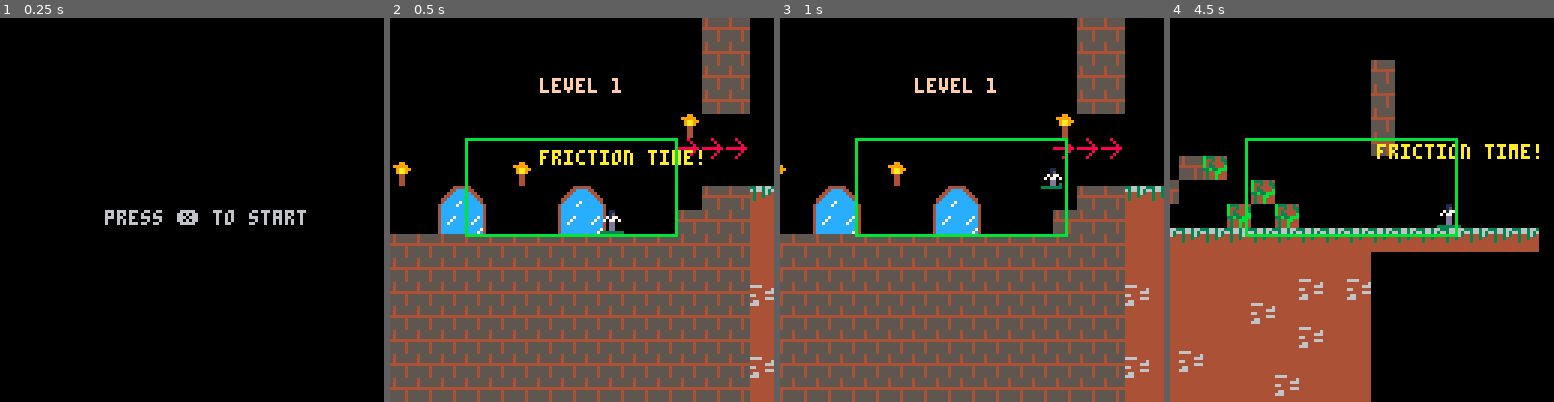
Above: before the commit, frames 1-4 (left to right).
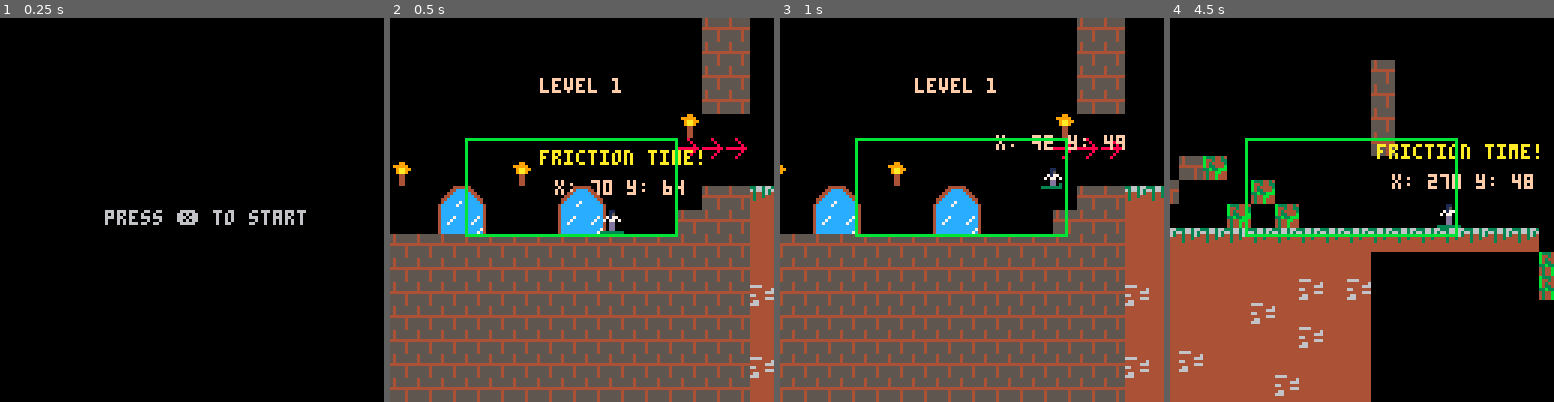
Above: after the commit, the same moments.

Repository: FrederikHR/GDB
Game: PICO-8 cartridge lift.p8
The game is run twice, just before and just after one commit, with the same random seed, the same clock (stepped at 60 frames per second) and the same inputs.
Inputs:
- Up to frame 1 (0.25 s): no input
- Up to frame 2 (0.5 s): tap X (X key) at 0.33 s
- Up to frame 3 (1 s): tap O (Z key) at 0.7 s
- Up to frame 4 (4.5 s): tap X (X key) at 1.07, 1.85, 2.97, 4.08 s; hold Right 1.6-2.1 s; tap O (Z key) every 0.4 s from 1.7 to 4.1 s; hold Up 2.15-2.42 s; hold Right 2.47-3.03 s; hold Left 3.08-3.58 s; hold Down 3.63-3.97 s; hold Right from 4.02 s (still down)

Frame 1 is identical in both runs. In frame 2, 0.4% of the frame differs, in the area x 42-77%, y 42-47%; in frame 3, 0.4%; in frame 4, 0.9%, in the area x 57-100%, y 40-74%.

Commit message:
vine mechanics tab

Diff:
--- a/lift.p8
+++ b/lift.p8
@@ -122,6 +122,9 @@
 end
 
 function draw_player()
+	print("x: " .. flr(p.x) .. " y: " ..
+	flr(p.y), p.x-15, p.y -10)
+
 	spr(abs(p.spr),p.x,p.y,p.sw,p.sh,p.flp!=(p.spr<0))
 	if p.friction_time then
 		print("friction time!", p.x-20, p.y-20, 10)
@@ -470,6 +473,8 @@
 		box.y += diffy
 	end
 end
+-->8
+-- vine mechanics
 __gfx__
 00000000000110000001100000011000000110000001100000011000000000000000000000000000000000000000000000000000000000000000000000000000
 00000000000150000001500000015000000150000001500000015000000000000000000000000000000000000000000000000000000000000000000000000000
@@ -503,14 +508,14 @@
 00003000000000000000000000000000000000000000000000000000000000000000000000000000000000000000000000000000000000000000000000000000
 00003330000000000000000000000000000000000000000000000000000000000000000000000000000000000000000000000000000000000000000000000000
 00333330000000000000000000000000000000000000000000000000000000000000000000000000000000000000000000000000000000000000000000000000
-545555550009900000080000000440000000044444400000b3334434336636634444444444444444000000000000000000000000000000000000000000000000
-54555555099999000000800000444400000044cccc440000b4434433636636366666444444444444000000000000000000000000000000000000000000000000
-54555555009aa99000000800044cc44000044cccccc44000b4344443434436344444444644444444000000000000000000000000000000000000000000000000
-44444444009aa9008888888044ccc7440044cccccccc4400b433444b434434444444466644444444000000000000000000000000000000000000000000000000
-55555455000440000000080044cc7c44044cccccccccc44033b33bbb434444446644444444444444000000000000000000000000000000000000000000000000
-55555455000440000000800044cccc4404ccccc7cccccc404344bb44444444444444466644444444000000000000000000000000000000000000000000000000
-55555455000440000008000044c7cc444ccccc7cccccccc44344b444444444444664444444444444000000000000000000000000000000000000000000000000
-555554550004400000000000447ccc444cccccccccccccc44344b444444444446664444444444444000000000000000000000000000000000000000000000000
+545555550009900000080000000440000000044444400000b3334434336636634444444444444444444444440000000000000000000000000000000000000000
+54555555099999000000800000444400000044cccc440000b4434433636636366666444444444444444444440000000000000000000000000000000000000000
+54555555009aa99000000800044cc44000044cccccc44000b4344443434436344444444644444444444444440000000000000000000000000000000000000000
+44444444009aa9008888888044ccc7440044cccccccc4400b433444b434434444444466644444444333433333330033300000000000000000000000000000000
+55555455000440000000080044cc7c44044cccccccccc44033b33bbb434444446644444444444444443334440033330000000000000000000000000000000000
+55555455000440000000800044cccc4404ccccc7cccccc404344bb44444444444444466644444444444444440000000000000000000000000000000000000000
+55555455000440000008000044c7cc444ccccc7cccccccc44344b444444444444664444444444444444444440000000000000000000000000000000000000000
+555554550004400000000000447ccc444cccccccccccccc44344b444444444446664444444444444444444440000000000000000000000000000000000000000
 000000000000000000000000000000004cccccccccccccc400000000000000000000000000000000000000000000000000000000000000000000000000000000
 000000000000000000000000000000004cccccccccccccc400000000000000000000000000000000000000000000000000000000000000000000000000000000
 000000000000000000000000000000004cccc7ccccccc7c400000000000000000000000000000000000000000000000000000000000000000000000000000000
@@ -531,18 +536,18 @@
 5052505050505050505050504242425000000000004040400000004600000000000000000000000000000000000000000000000000000000000000000000000000000000000000000000000000000000000000000000000000000000000000000000000000000000000000000000000000000000000000000000000000000000
 4152505050415050505050500000005000000000400000000000460046000000000000000000000000000000000000000000000000000000000000000000000000000000000000000000000000000000000000000000000000000000000000000000000000000000000000000000000000000000000000000000000000000000
 5050444550505044455050500040404747474747474747474747474747474747474747474747470000000000000000000000000000000000000000000000000000000000000000000000000000000000000000000000000000000000000000000000000000000000000000000000000000000000000000000000000000000000
-5050545550505054555050504040404949494949494948494949494949494949000000000000000000000000000000000000000000000000000000000000000000000000000000000000000000000000000000000000000000000000000000000000000000000000000000000000000000000000000000000000000000000000
-4040404040404040404040404040404949494949494949494949494949484948000000000000000000000000000000000000000000000000000000000000000000000000000000000000000000000000000000000000000000000000000000000000000000000000000000000000000000000000000000000000000000000000
-4040404040404040404040404040404949494849494849494949494849494949000000000000000000000000000000000000000000000000000000000000000000000000000000000000000000000000000000000000000000000000000000000000000000000000000000000000000000000000000000000000000000000000
-4040404040404040404040404040404849494949494949494949494949484949000000000000000000000000000000000000000000000000000000000000000000000000000000000000000000000000000000000000000000000000000000000000000000000000000000000000000000000000000000000000000000000000
-4040404040404040404040404040404949494849494949494849494949494949000000000000000000000000000000000000000000000000000000000000000000000000000000000000000000000000000000000000000000000000000000000000000000000000000000000000000000000000000000000000000000000000
-4040404040404040404040404040404949494949494949494949494948494949000000000000000000000000000000000000000000000000000000000000000000000000000000000000000000000000000000000000000000000000000000000000000000000000000000000000000000000000000000000000000000000000
-4040404040404040404040404040404849494949494949494949494949494949000000000000000000000000000000000000000000000000000000000000000000000000000000000000000000000000000000000000000000000000000000000000000000000000000000000000000000000000000000000000000000000000
-4040404040404040404040404040404949494949484949494949494949494949000000000000000000000000000000000000000000000000000000000000000000000000000000000000000000000000000000000000000000000000000000000000000000000000000000000000000000000000000000000000000000000000
-4040404040404040404040404040404949494949494949484949494949494949000000000000000000000000000000000000000000000000000000000000000000000000000000000000000000000000000000000000000000000000000000000000000000000000000000000000000000000000000000000000000000000000
-0000000000000000000000000000000000000000000000000000000000000000000000000000000000000000000000000000000000000000000000000000000000000000000000000000000000000000000000000000000000000000000000000000000000000000000000000000000000000000000000000000000000000000
-0000000000000000000000000000000000000000000000000000000000000000000000000000000000000000000000000000000000000000000000000000000000000000000000000000000000000000000000000000000000000000000000000000000000000000000000000000000000000000000000000000000000000000
-0000000000000000000000000000000000000000000000000000000000000000000000000000000000000000000000000000000000000000000000000000000000000000000000000000000000000000000000000000000000000000000000000000000000000000000000000000000000000000000000000000000000000000
+5050545550505054555050504040404949494949494948494949494949494949000000000000004600000000000000000000000000000000000000000000000000000000000000000000000000000000000000000000000000000000000000000000000000000000000000000000000000000000000000000000000000000000
+4040404040404040404040404040404949494949494949494949494949484948000000000000004646000000000000000000000000000000000000000000000000000000000000000000000000000000000000000000000000000000000000000000000000000000000000000000000000000000000000000000000000000000
+4040404040404040404040404040404949494849494849494949494849494949000000000000000046460000000000000000000000000000000000000000000000000000000000000000000000000000000000000000000000000000000000000000000000000000000000000000000000000000000000000000000000000000
+4040404040404040404040404040404849494949494949494949494949484949000000000000000000464600000000000000000000000000000000000000000000000000000000000000000000000000000000000000000000000000000000000000000000000000000000000000000000000000000000000000000000000000
+4040404040404040404040404040404949494849494949494849494949494949000000000000000000004646000000000000000000000000000000000000000000000000000000000000000000000000000000000000000000000000000000000000000000000000000000000000000000000000000000000000000000000000
+4040404040404040404040404040404949494949494949494949494948494949000000000000000000000000460000000000000000000000000000000000000000000000000000000000000000000000000000000000000000000000000000000000000000000000000000000000000000000000000000000000000000000000
+40404040404040404040404040404048494949494949494949494949494949490000000000000000000000000000464a0000000000000000000000000000000000000000000000000000000000000000000000000000000000000000000000000000000000000000000000000000000000000000000000000000000000000000
+4040404040404040404040404040404949494949484949494949494949494949000000000000000000000000004600000000000000000000000000000000000000000000000000000000000000000000000000000000000000000000000000000000000000000000000000000000000000000000000000000000000000000000
+4040404040404040404040404040404949494949494949484949494949494949000000000000000000000000460000000000000000000000000000000000000000000000000000000000000000000000000000000000000000000000000000000000000000000000000000000000000000000000000000000000000000000000
+0000000000000000000000000000000000000000000000000000000000000000000000000000000000000046000000000000000000000000000000000000000000000000000000000000000000000000000000000000000000000000000000000000000000000000000000000000000000000000000000000000000000000000
+0000000000000000000000000000000000000000000000000000000000000000000000464646464646464600000000000000000000000000000000000000000000000000000000000000000000000000000000000000000000000000000000000000000000000000000000000000000000000000000000000000000000000000
+0000000000000000000000000000000000000000000000000000000046464646464646460000000000000000000000000000000000000000000000000000000000000000000000000000000000000000000000000000000000000000000000000000000000000000000000000000000000000000000000000000000000000000
 0000000000000000000000000000000000000000000000000000000000000000000000000000000000000000000000000000000000000000000000000000000000000000000000000000000000000000000000000000000000000000000000000000000000000000000000000000000000000000000000000000000000000000
 0000000000000000000000000000000000000000000000000000000000000000000000000000000000000000000000000000000000000000000000000000000000000000000000000000000000000000000000000000000000000000000000000000000000000000000000000000000000000000000000000000000000000000
 0000000000000000000000000000000000000000000000000000000000000000000000000000000000000000000000000000000000000000000000000000000000000000000000000000000000000000000000000000000000000000000000000000000000000000000000000000000000000000000000000000000000000000
